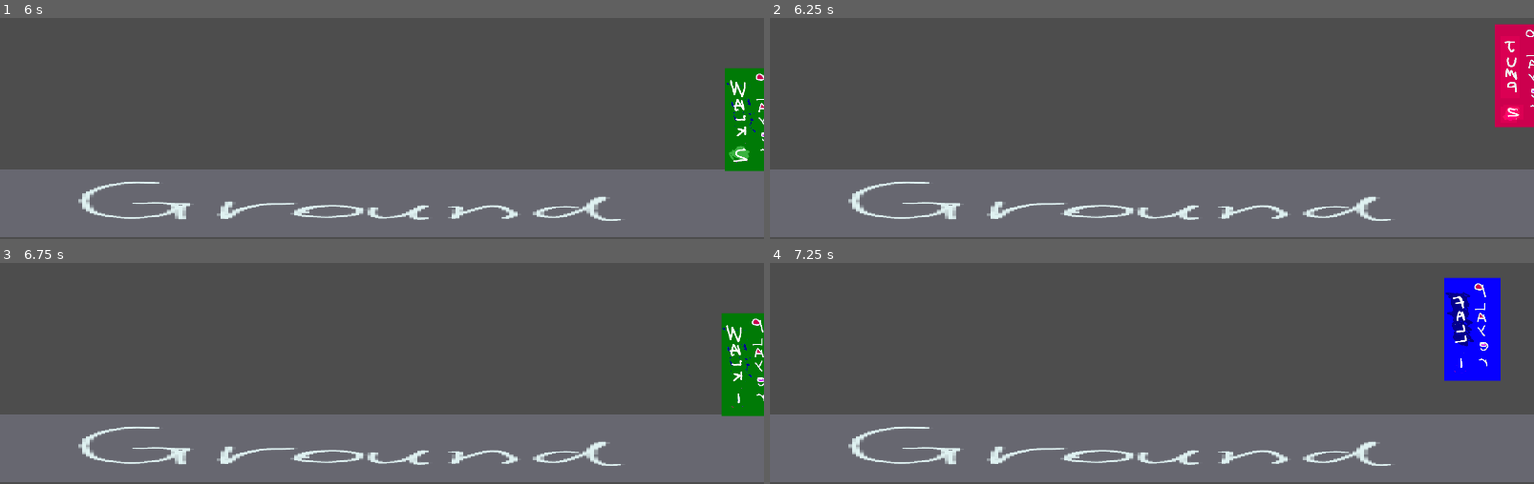
Above: before the commit, frames 1-4 (two rows, left to right).
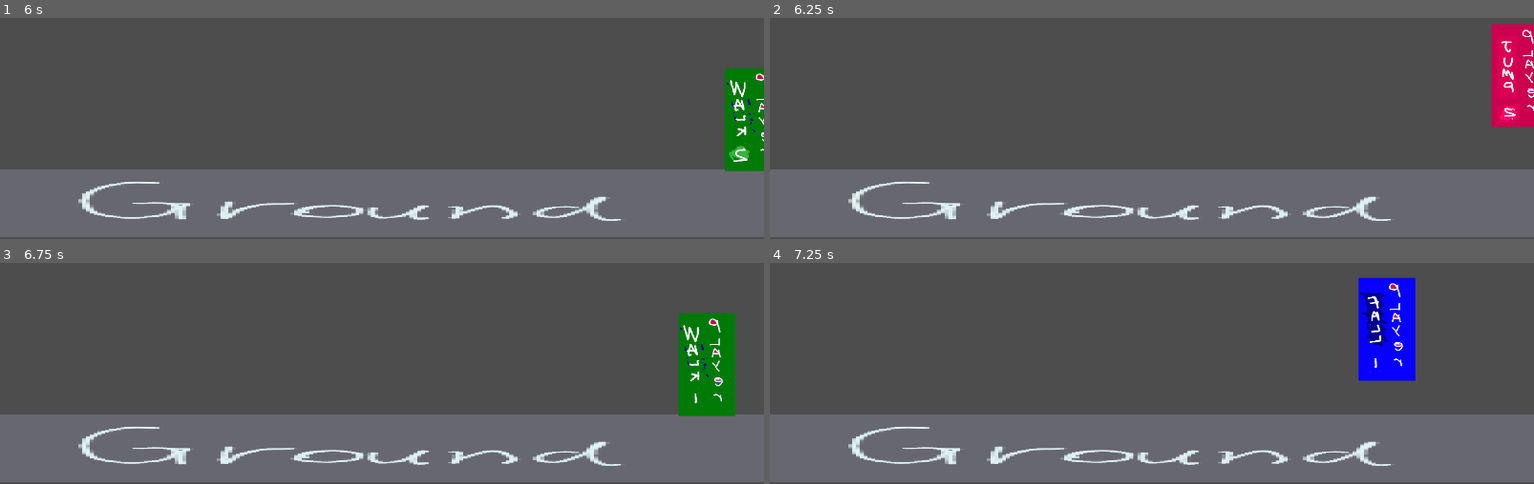
Above: after the commit, the same moments.

Repository: haruo-gabriel/portal2d
Game: Godot game, scene res://Scenes/Main/main.tscn
Two runs of this game, one before a commit and one after it. Both use one fixed random seed, a clock stepped at 60 frames per second and the inputs below.
Inputs:
- Up to frame 1 (6 s): hold D (move_right) 0.53-2.03 s; tap Space (jump) at 0.77, 1.52, 3.02, 3.77, 4.52 s; hold A (move_left) 2.03-2.78 s; hold D (move_right) 2.78-4.28 s; hold A (move_left) 4.28-5.03 s; hold D (move_right) 5.03-5.78 s; hold A (move_left) from 5.78 s (still down)
- Up to frame 2 (6.25 s): keep holding A (move_left); tap Space (jump) at 6.02 s
- Up to frame 3 (6.75 s): keep holding A (move_left)
- Up to frame 4 (7.25 s): keep holding A (move_left); tap Space (jump) at 6.77 s

Frame 1 is identical in both runs. In frame 2, 0.7% of the frame differs, in the area x 94-100%, y 2-50%; in frame 3, 4.5%; in frame 4, 7.0%, in the area x 77-96%, y 6-54%.

Commit message:
Fixing the mid air deacceleration thing
It wasn't working when you move left.

Diff:
--- a/godot project/Scripts/Player/Player.gd
+++ b/godot project/Scripts/Player/Player.gd
@@ -99,7 +99,7 @@
 			# If you're going foward, you won't deaccelerate.
 			# If you wanna go backward, you still can.
 			if sign(velocity.x) == sign(direction):
-				new_speed = max(new_speed, velocity.x)
+				new_speed = sign(new_speed) * max(abs(new_speed), abs(velocity.x))
 
 		velocity.x = move_toward(velocity.x, new_speed, step)
 
